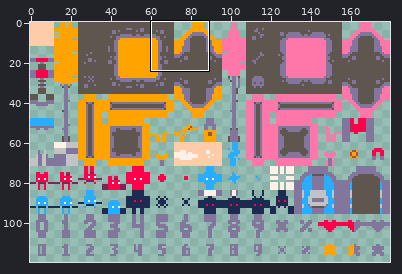
Sprite sheet -- assets/sprites/double-extruded-transparent.png. The picture above shows the old version from afar; the outline marks the close-up.
Close-up. Before the commit:
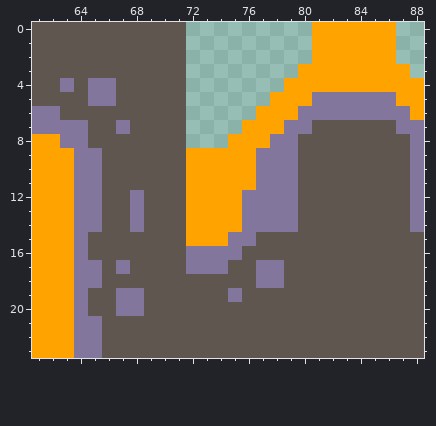
The file is 180x120 pixels. Shown: x 61..88, y 0..23.
After:
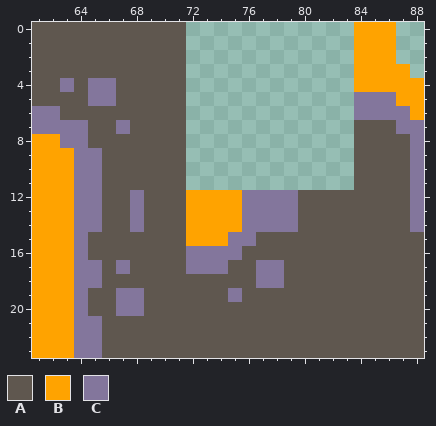
Palette (. is transparent): A #5f574f  B #ffa300  C #83769c
From old to new:
Changed rows in their new state; - is an unchanged pixel.
first column x 72:
 0 ---------...
 1 ---------...
 2 ---------...
 3 --------....
 4 -------.....
 5 ------......
 6 -----.......
 7 ----........
 8 ---.........
 9 ............
10 ............
11 ............
Changed places in both close-ups, as pixel boxes (x1, y1, x2, y2):
erased: (186, 22, 354, 190)
